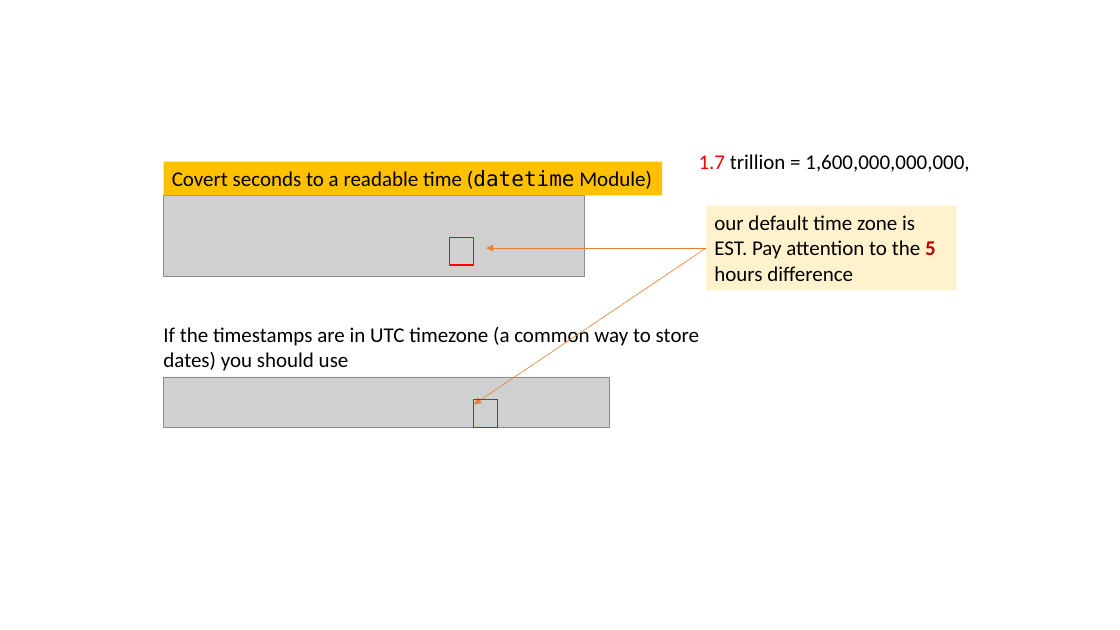
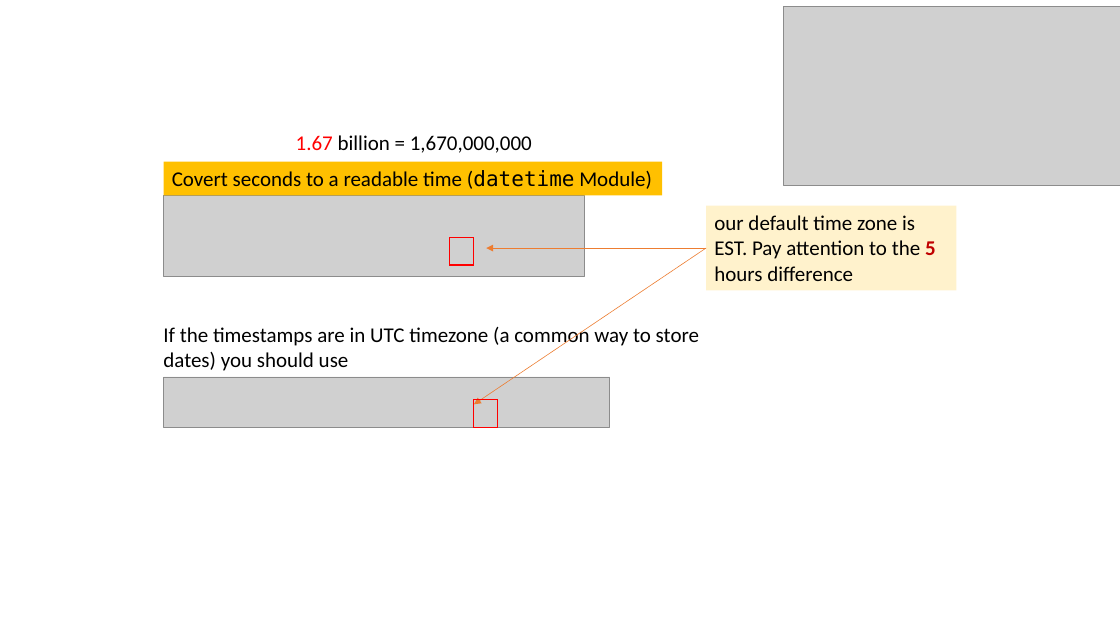
Before and after one commit to frankwxu/digital-forensics-lab, a slide deck: slide 30 of Basic_Computer_Skills_for_Forensics/0_Number_Systems.pptx. Drawn at 1120x630 pixels with LibreOffice and Linux fonts; fonts in the diff are those of the drawing; grey boxes stand for pictures; background and template pictures are left out. Boxes give left, top, right and bottom in pixels: in the first picture for what was removed or moved away, otherwise in the second. Text is boxed around its words. In the diff, an @@ line names an element or a change of style, - is before the commit and + after.

```diff
--- a/Basic_Computer_Skills_for_Forensics/0_Number_Systems.pptx
+++ b/Basic_Computer_Skills_for_Forensics/0_Number_Systems.pptx
@@ picture added at <box>784,6,1120,185</box> @@
@@ text at <box>296,135,532,153</box>: text changed @@
-1.7 trillion = 1,600,000,000,000,
+1.67 billion = 1,670,000,000
```
Also in this commit, not shown: 1 other slide changed, 1 other file.
